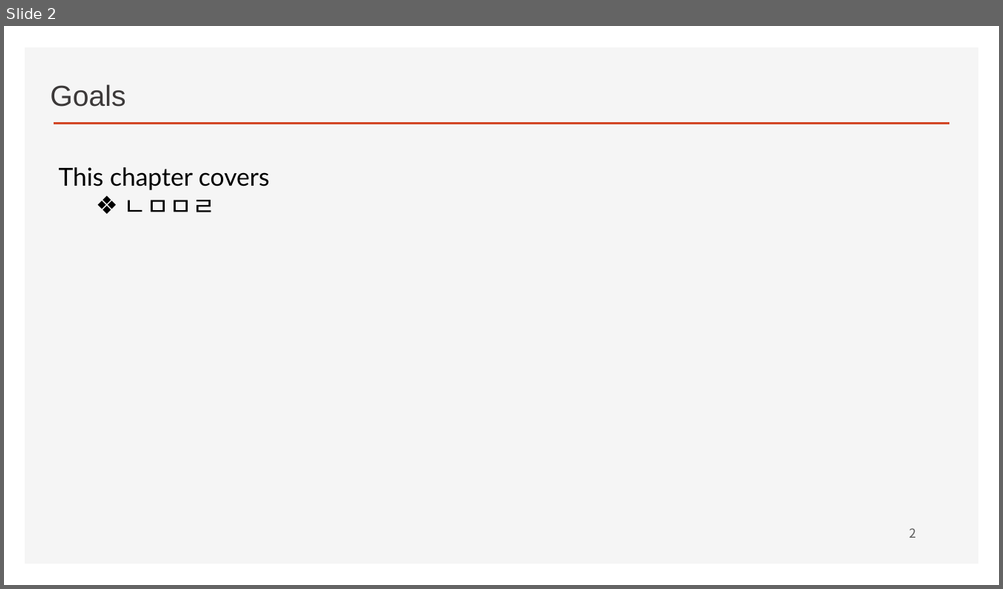
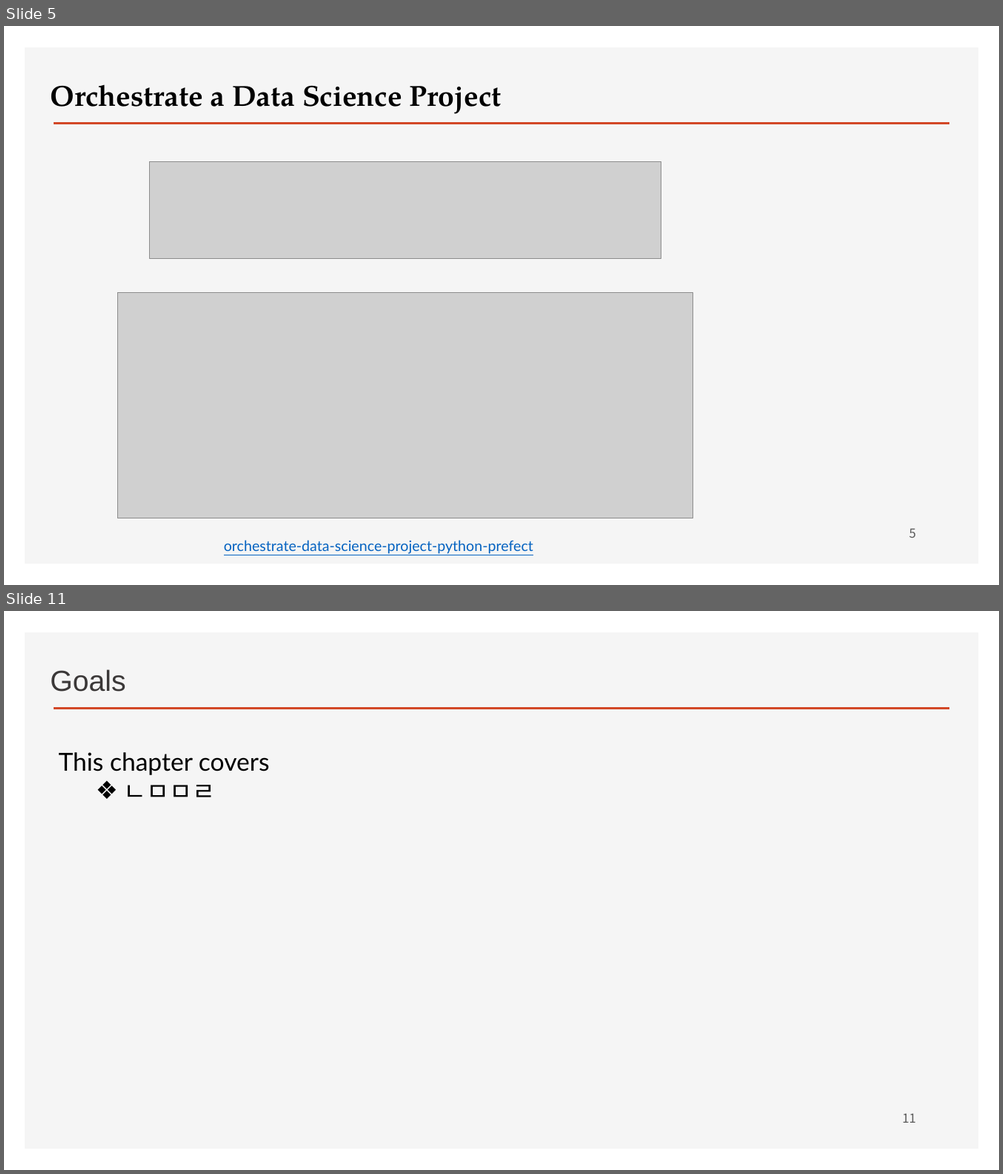
Before and after one commit to ancestor9/2026_Fall_Workflow-with-AI-Agent, a slide deck: 01_Workflow with AI Agent.pptx. Shown one above the other, each under a label of ours: slide 2 before the commit, slides 5 and 11 after it; the slides between them are not shown. The pictures are 1003x589 and 1003x1174 pixels, drawn with LibreOffice and Linux fonts; fonts in the diff are those of the drawing; grey boxes stand for pictures; background and template pictures are left out. Boxes give left, top, right and bottom in pixels: in the first picture for what was removed or moved away, otherwise in the second. Text is boxed around its words. In the diff, an @@ line names an element or a change of style, - is before the commit and + after.

```diff
--- a/01_Workflow with AI Agent.pptx
+++ b/01_Workflow with AI Agent.pptx
@@ slide 5 added at <box>4,26,999,585</box>, background #FFFFFF; not listed: 2 template elements that a slide beside it also shows @@
@@ text added at <box>50,84,501,114</box>, 28 pt, text #000000, bold @@
+Orchestrate a Data Science Project
@@ picture added at <box>150,162,661,259</box> @@
@@ picture added at <box>117,293,693,518</box> @@
@@ page number added at <box>909,528,916,538</box>, 12 pt, text #595959 @@
+5
@@ text added at <box>224,540,533,554</box>, 14 pt, text #0563C1, underline @@
+orchestrate-data-science-project-python-prefect
@@ what was slide 2 is now slide 11 @@
@@ page number at <box>902,1113,916,1123</box>: text changed @@
-2
+11
```
Also in this commit, not shown: 1 slide changed, 8 other slides added.
